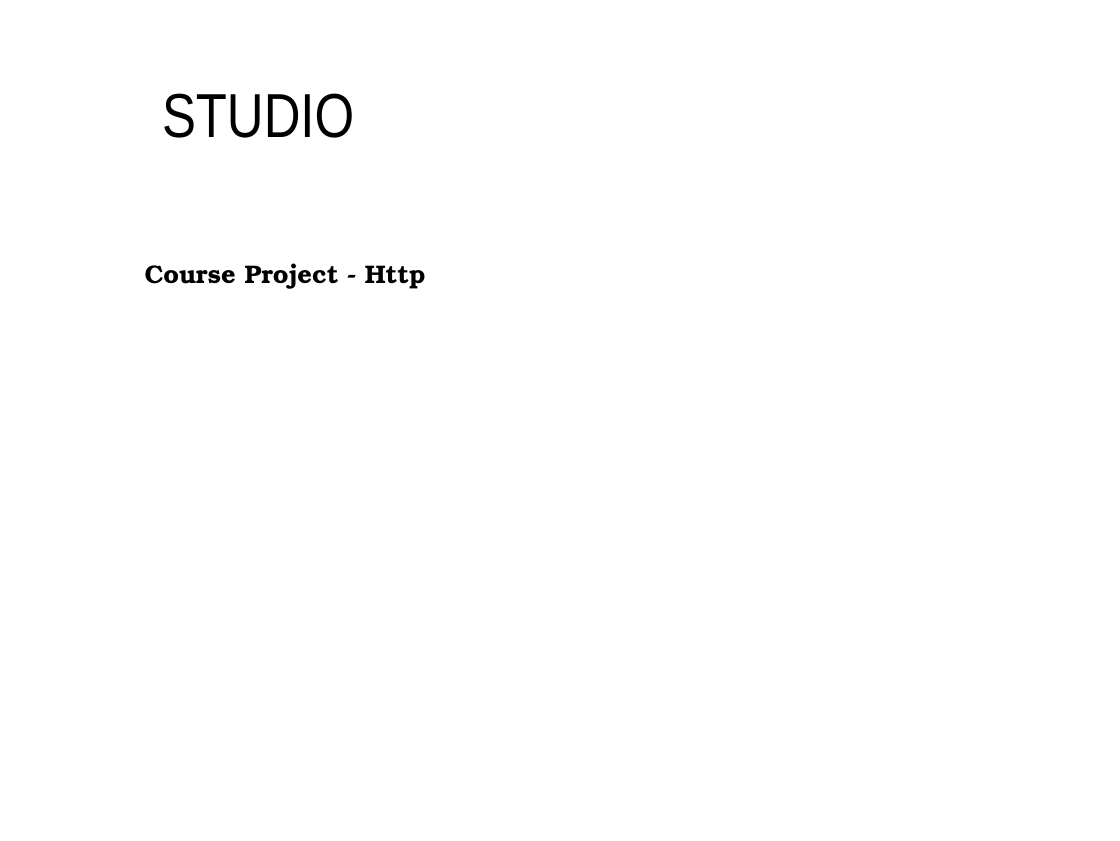
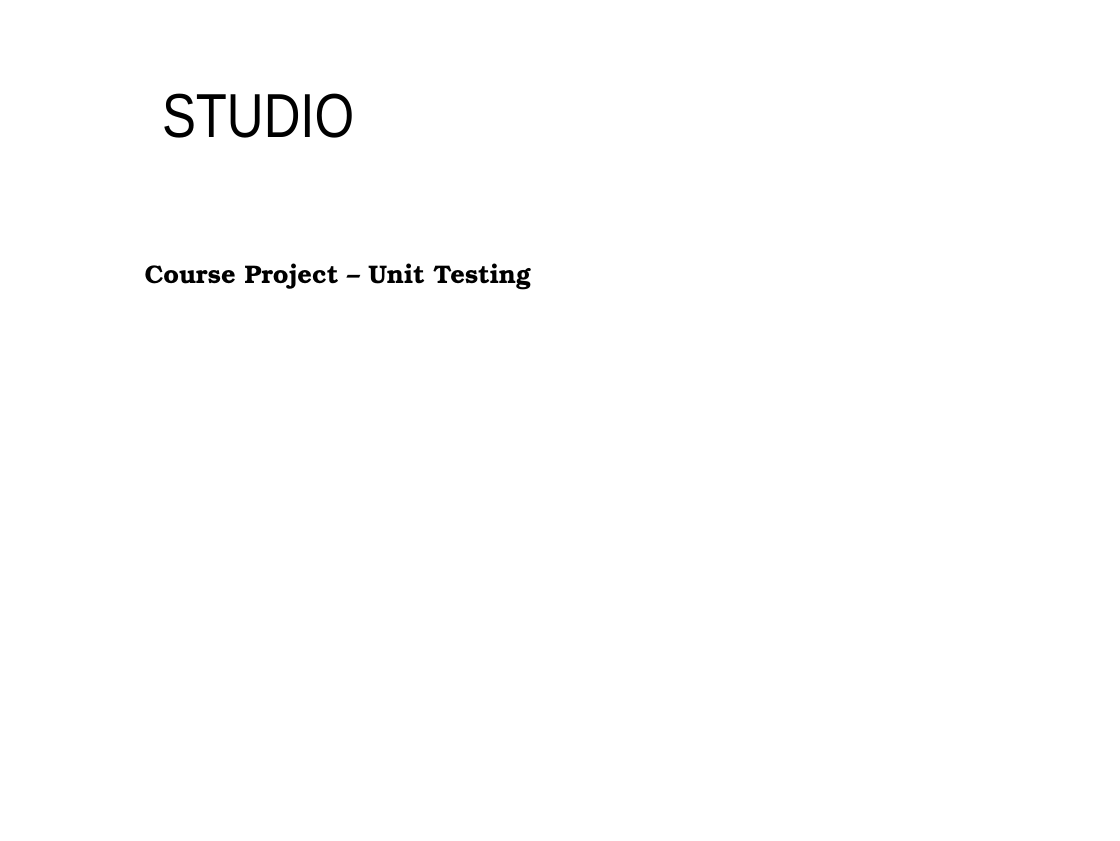
Before and after one commit to chetna23/frontend-2020, a slide deck: slide 17 of slides/Unit 2 - Class 15.pptx. Drawn at 1120x841 pixels with LibreOffice and Linux fonts; fonts in the diff are those of the drawing; background and template pictures are left out. Boxes give left, top, right and bottom in pixels: in the first picture for what was removed or moved away, otherwise in the second. Text is boxed around its words. In the diff, an @@ line names an element or a change of style, - is before the commit and + after.

```diff
--- a/slides/Unit 2 - Class 15.pptx
+++ b/slides/Unit 2 - Class 15.pptx
@@ text at (145,263,531,290): text changed @@
-Course Project - Http
+Course Project – Unit Testing
```
Also in this commit, not shown: 8 other slides changed, 1 slide added, 1 slide removed, 1 other file.
